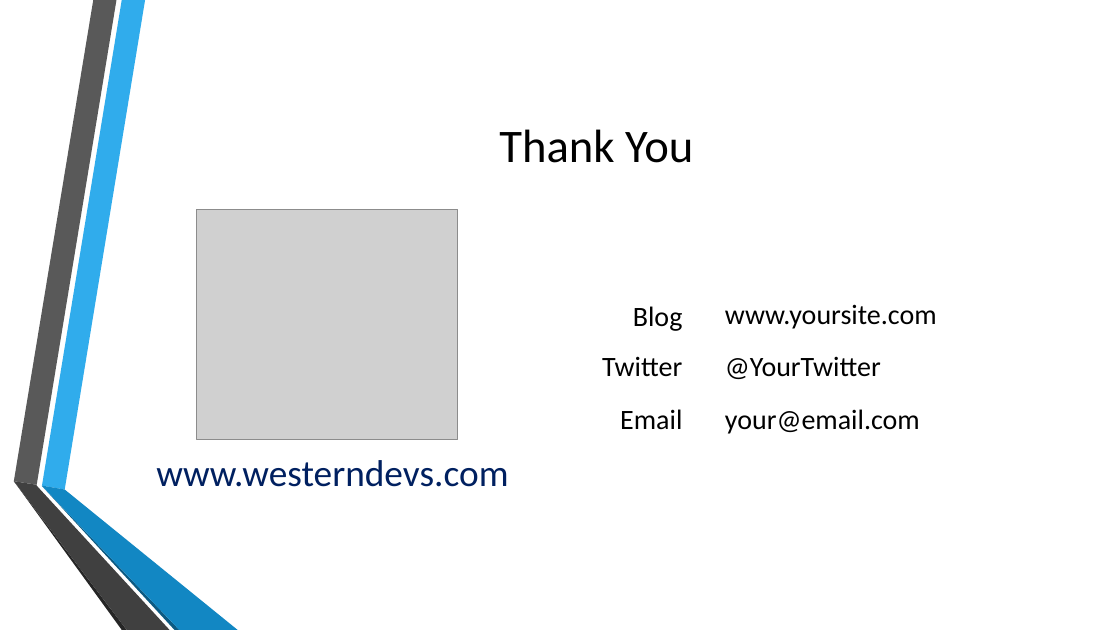
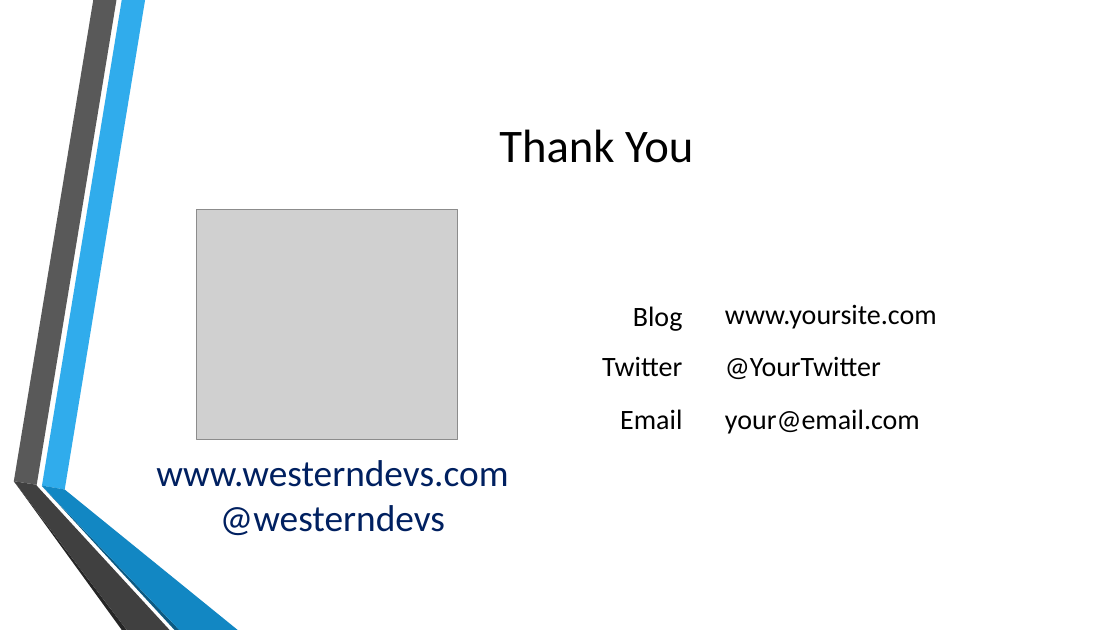
Before and after one commit to westerndevs/western-devs-assets, a slide deck: slide 2 of Powerpoint/WDTemplate.pptx. Drawn at 1120x630 pixels with LibreOffice and Linux fonts; fonts in the diff are those of the drawing; grey boxes stand for pictures; background and template pictures are left out. Boxes give left, top, right and bottom in pixels: in the first picture for what was removed or moved away, otherwise in the second. Text is boxed around its words. In the diff, an @@ line names an element or a change of style, - is before the commit and + after.

Commit message:
Added WD twitter handle to the pptx

```diff
--- a/Powerpoint/WDTemplate.pptx
+++ b/Powerpoint/WDTemplate.pptx
@@ text at [220, 505, 445, 536]: paragraph added @@
+@westerndevs
```
